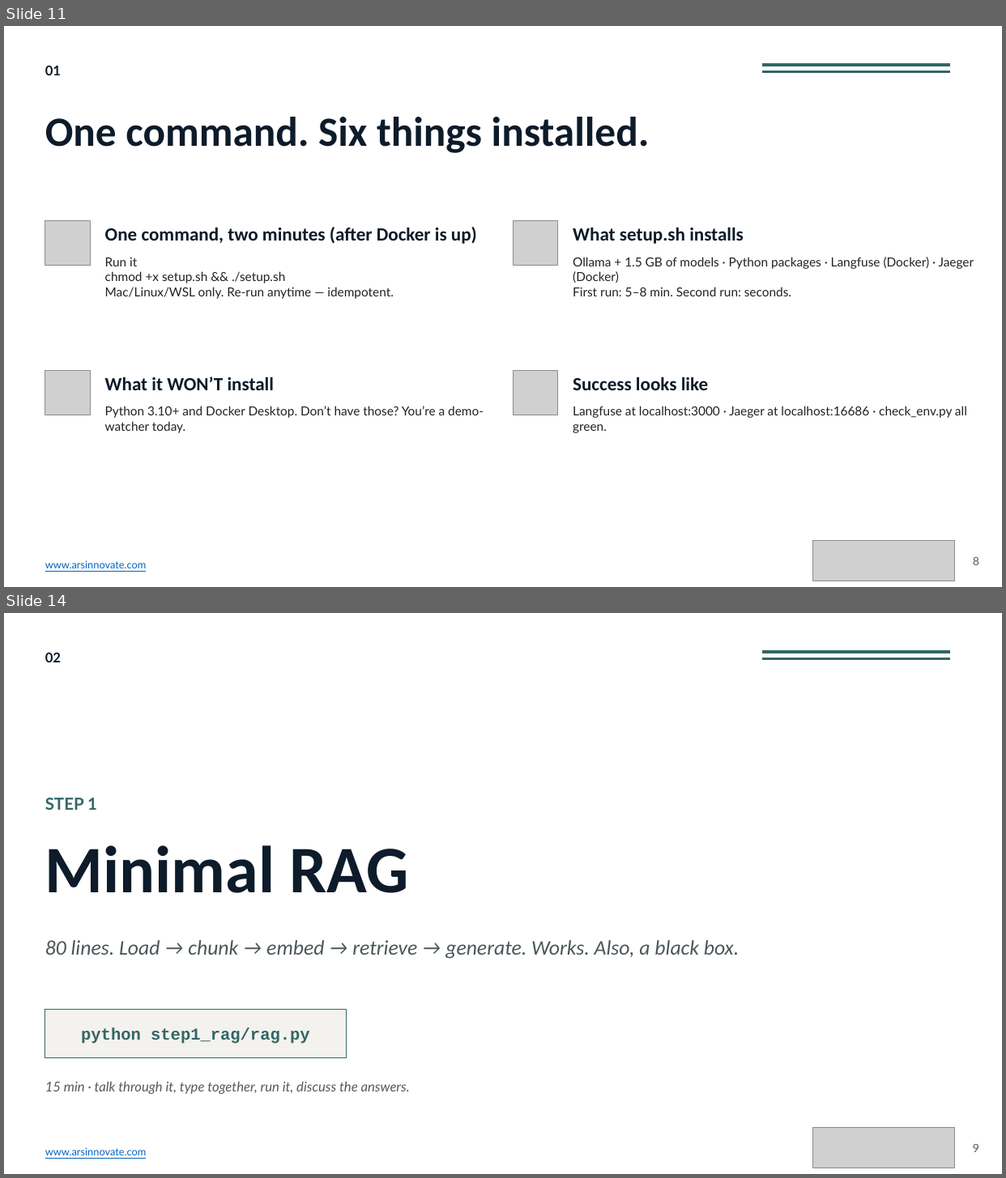
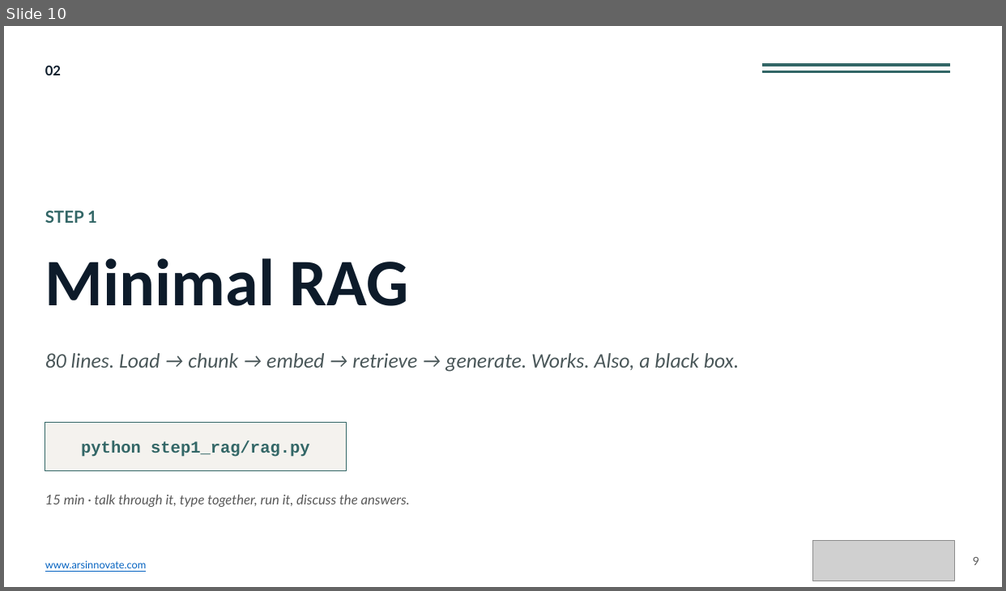
Before and after one commit to gigimcc4/DevOpsDays_llmops, a slide deck: Hands-On-ish_LLMOps.pptx. Shown one above the other, each under a label of ours: slides 11 and 14 before the commit, slide 10 after it; the slides between them are not shown. The pictures are 1006x1178 and 1006x591 pixels, drawn with LibreOffice and Linux fonts; fonts in the diff are those of the drawing; grey boxes stand for pictures. Boxes give left, top, right and bottom in pixels: in the first picture for what was removed or moved away, otherwise in the second. Text is boxed around its words. In the diff, an @@ line names an element or a change of style, - is before the commit and + after.

Commit message:
Deck v3: 21-slide version with Jaeger refs + hire-me CTA

```diff
--- a/Hands-On-ish_LLMOps.pptx
+++ b/Hands-On-ish_LLMOps.pptx
@@ slide 11 removed at box(4, 26, 1002, 587), background #FFFFFF @@
@@ text removed at box(45, 65, 61, 75) @@
-01
@@ rectangle removed at box(762, 63, 949, 66) @@
@@ rectangle removed at box(762, 71, 949, 72) @@
@@ text removed at box(45, 117, 650, 153) @@
-One command. Six things installed.
@@ picture removed at box(45, 220, 90, 266) @@
@@ text removed at box(105, 227, 477, 244) @@
-One command, two minutes (after Docker is up)
@@ picture removed at box(513, 220, 558, 266) @@
@@ text removed at box(573, 227, 744, 244) @@
-What setup.sh installs
@@ text removed at box(105, 258, 393, 299) @@
-Run it
-chmod +x setup.sh && ./setup.sh
-Mac/Linux/WSL only. Re-run anytime — idempotent.
@@ text removed at box(573, 257, 974, 297) @@
-Ollama + 1.5 GB of models · Python packages · Langfuse (Docker) · Jaeger (Docker)
-First run: 5–8 min. Second run: seconds.
@@ picture removed at box(45, 370, 90, 416) @@
@@ text removed at box(105, 377, 274, 390) @@
-What it WON’T install
@@ picture removed at box(513, 370, 558, 416) @@
@@ text removed at box(573, 377, 708, 390) @@
-Success looks like
@@ text removed at box(105, 406, 484, 433) @@
-Python 3.10+ and Docker Desktop. Don’t have those? You’re a demo-watcher today.
@@ text removed at box(573, 406, 967, 433) @@
-Langfuse at localhost:3000 · Jaeger at localhost:16686 · check_env.py all green.
@@ picture removed at box(813, 541, 955, 582) @@
@@ text removed at box(973, 557, 979, 565) @@
-8
@@ text removed at box(45, 561, 147, 569) @@
-www.arsinnovate.com
@@ what was slide 14 is now slide 10 @@
```
Also in this commit, not shown: 5 slides changed, 3 other slides removed, 1 other file.
